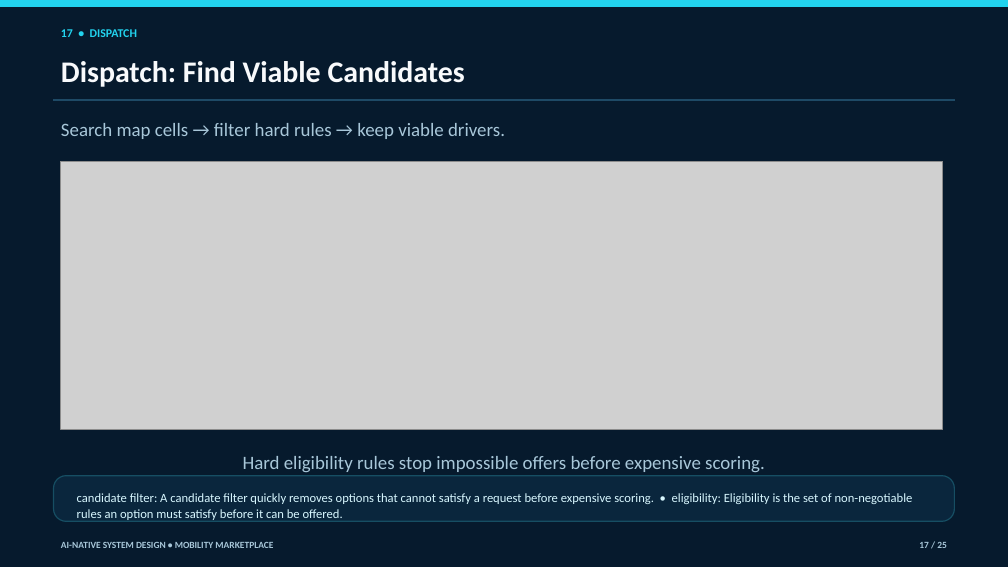
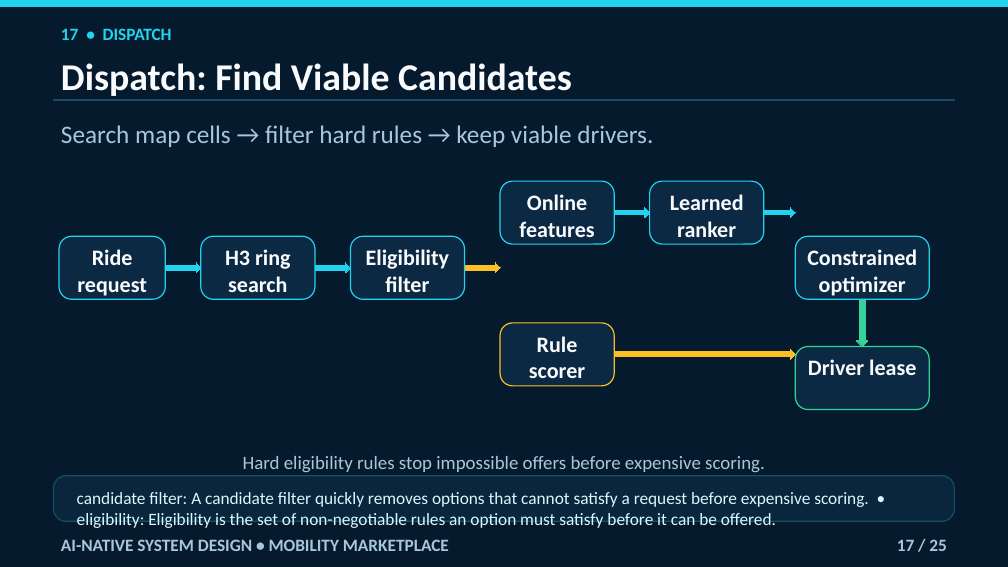
Before and after one commit to navaidya/learning, a slide deck: slide 17 of video/system-design/ai-native-mobility-marketplace/ai-native-mobility-marketplace.pptx. Drawn at 1008x567 pixels with LibreOffice and Linux fonts; fonts in the diff are those of the drawing; grey boxes stand for pictures. Boxes give left, top, right and bottom in pixels: in the first picture for what was removed or moved away, otherwise in the second. Text is boxed around its words. In the diff, an @@ line names an element or a change of style, - is before the commit and + after.

Commit message:
Fix mobility lesson deck review findings

```diff
--- a/video/system-design/ai-native-mobility-marketplace/ai-native-mobility-marketplace.pptx
+++ b/video/system-design/ai-native-mobility-marketplace/ai-native-mobility-marketplace.pptx
@@ text "17 • DISPATCH" at [61,28,172,40]: size 11.2 to 16.5 pt @@
@@ text "Dispatch: Find Viable Candidates" at [61,63,572,96]: size 28.5 to 36 pt @@
@@ text "Search map cells → filter ..." at [61,125,653,147]: size 18 to 24 pt @@
@@ picture removed at [60,162,943,430] @@
@@ rounded rectangle added at [500,181,614,244], fill #0B2942, outline #22D3EE 1.13 pt, 21 pt, text #F8FAFC, bold @@
+Online features
@@ right arrow added at [614,208,650,217], fill #22D3EE, outline #22D3EE 0 pt @@
@@ rounded rectangle added at [650,181,764,244], fill #0B2942, outline #22D3EE 1.13 pt, 21 pt, text #F8FAFC, bold @@
+Learned ranker
@@ right arrow added at [764,208,796,217], fill #22D3EE, outline #22D3EE 0 pt @@
@@ rounded rectangle added at [59,236,166,299], fill #0B2942, outline #22D3EE 1.13 pt, 21 pt, text #F8FAFC, bold @@
+Ride request
@@ rounded rectangle added at [201,236,315,299], fill #0B2942, outline #22D3EE 1.13 pt, 21 pt, text #F8FAFC, bold @@
+H3 ring search
@@ rounded rectangle added at [351,236,465,299], fill #0B2942, outline #22D3EE 1.13 pt, 21 pt, text #F8FAFC, bold @@
+Eligibility filter
@@ rounded rectangle added at [796,236,929,299], fill #0B2942, outline #22D3EE 1.13 pt, 21 pt, text #F8FAFC, bold @@
+Constrained optimizer
@@ right arrow added at [166,263,201,272], fill #22D3EE, outline #22D3EE 0 pt @@
@@ right arrow added at [315,263,351,272], fill #22D3EE, outline #22D3EE 0 pt @@
@@ right arrow added at [465,263,501,272], fill #22D3EE, outline #22D3EE 0 pt @@
@@ right arrow added at [465,263,501,272], fill #FBBF24, outline #FBBF24 0 pt @@
@@ down arrow added at [857,299,868,346], fill #34D399, outline #34D399 0 pt @@
@@ rounded rectangle added at [500,323,614,386], fill #0B2942, outline #FBBF24 1.13 pt, 21 pt, text #F8FAFC, bold @@
+Rule scorer
@@ right arrow added at [614,349,796,358], fill #FBBF24, outline #FBBF24 0 pt @@
@@ rounded rectangle added at [796,346,929,409], fill #0B2942, outline #34D399 1.13 pt, 21 pt, text #F8FAFC, bold @@
+Driver lease
@@ text "candidate filter: A candidate filter ..." at [77,492,869,528]: size 12 to 16.5 pt @@
@@ text "AI-NATIVE SYSTEM DESIGN • MOBILITY ..." at [61,539,449,551]: size 9 to 16.5 pt @@
@@ text "17 / 25": place and size @@
-text "17 / 25" at [919,542,947,548]
+text "17 / 25" at [897,539,947,551]
@@ text "17 / 25" at [897,539,947,551]: size 9 to 16.5 pt @@
```
Also in this commit, not shown: 24 other slides changed, 1 other file.
